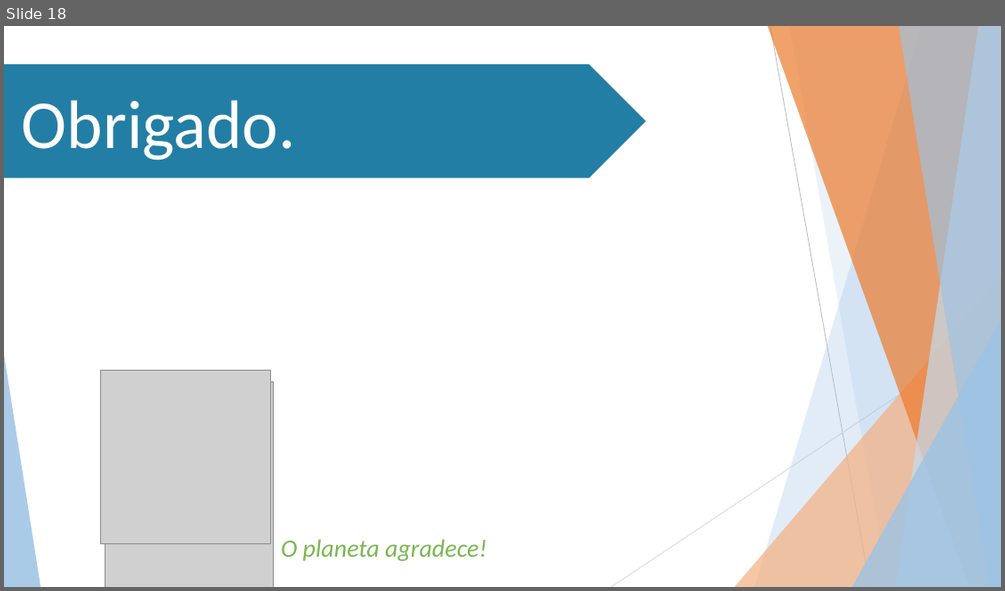
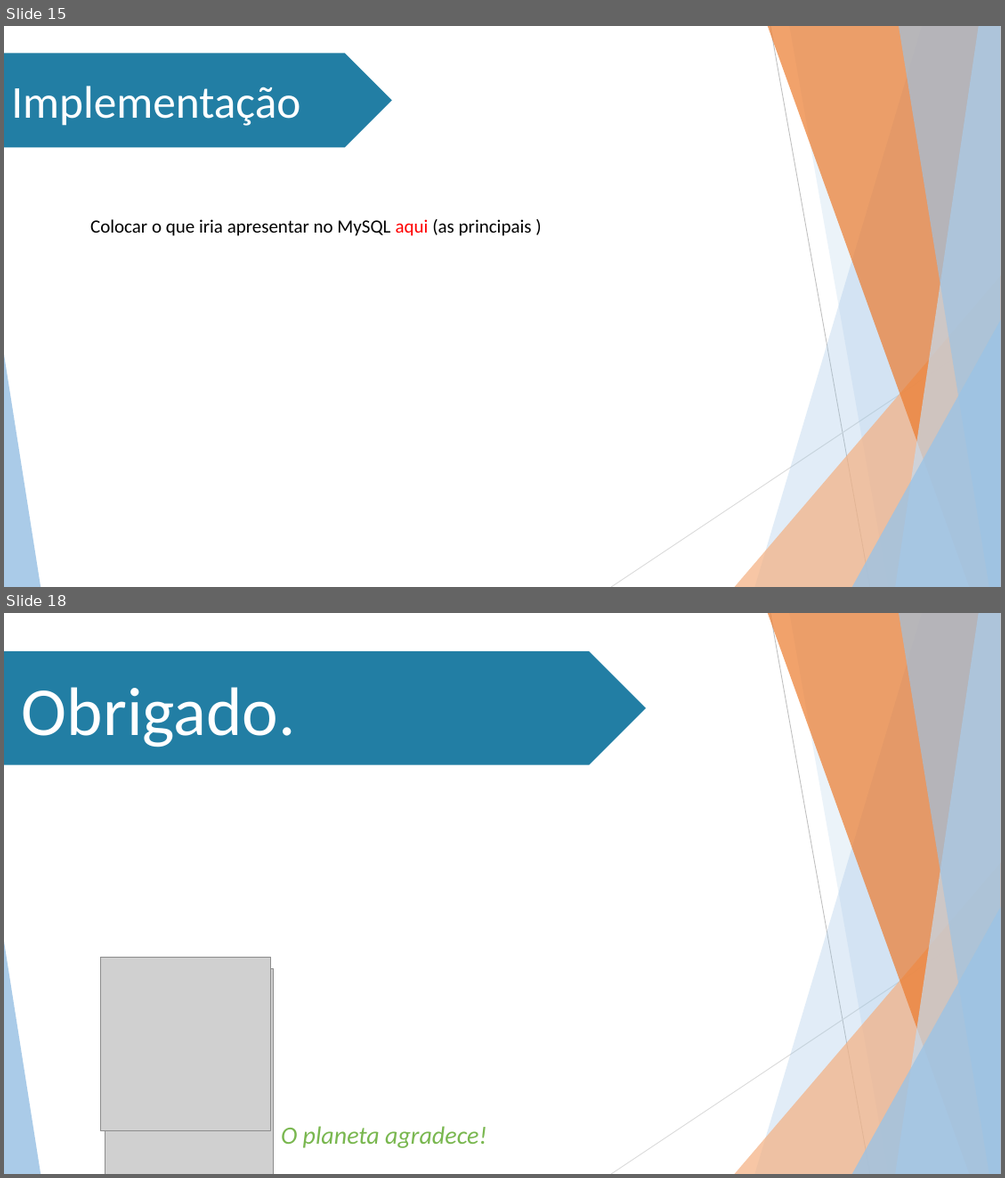
Before and after one commit to Stefany-hub/Projeto2.0, a slide deck: apresentação/MIT PPT (Projeto 2.0).pptx. Shown one above the other, each under a label of ours: slide 18 before the commit, slides 15 and 18 after it; the slides between them are not shown. The pictures are 1005x591 and 1005x1178 pixels, drawn with LibreOffice and Linux fonts; fonts in the diff are those of the drawing; grey boxes stand for pictures; background and template pictures are left out. Boxes give left, top, right and bottom in pixels: in the first picture for what was removed or moved away, otherwise in the second. Text is boxed around its words. In the diff, an @@ line names an element or a change of style, - is before the commit and + after.

```diff
--- a/apresentação/MIT PPT (Projeto 2.0).pptx
+++ b/apresentação/MIT PPT (Projeto 2.0).pptx
@@ slide 15 added at (x1=4, y1=26, x2=1001, y2=587), background #FFFFFF; not listed: 10 template elements that a slide beside it also shows @@
@@ pentagon arrow added at (x1=4, y1=53, x2=392, y2=147), fill #227EA4, 44 pt, text #FFFFFF @@
+Implementação
@@ text added at (x1=90, y1=219, x2=532, y2=236), 18 pt, text #000000 @@
+Colocar o que iria apresentar no MySQL aqui (as principais )
```
Also in this commit, not shown: 2 slides changed, 1 slide removed.
